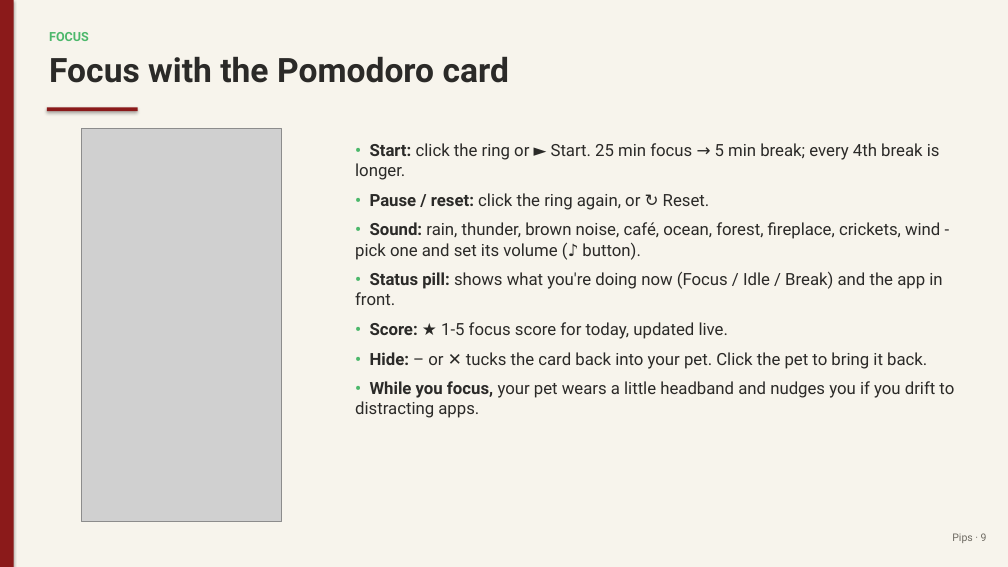
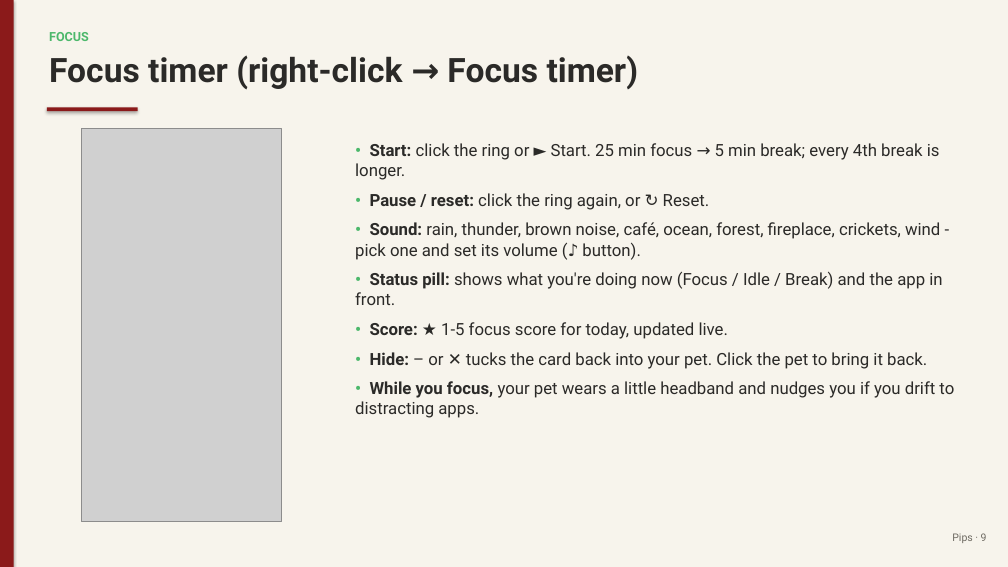
Before and after one commit to juw12/projects, a slide deck: slide 9 of apps/pips/web/download/Pips-Guide.pptx. Drawn at 1008x567 pixels with LibreOffice and Linux fonts; fonts in the diff are those of the drawing; grey boxes stand for pictures. Boxes give left, top, right and bottom in pixels: in the first picture for what was removed or moved away, otherwise in the second. Text is boxed around its words. In the diff, an @@ line names an element or a change of style, - is before the commit and + after.

```diff
--- a/apps/pips/web/download/Pips-Guide.pptx
+++ b/apps/pips/web/download/Pips-Guide.pptx
@@ text at bbox=[49, 55, 639, 89]: text changed @@
-Focus with the Pomodoro card
+Focus timer (right-click → Focus timer)
```
Also in this commit, not shown: 10 other slides changed, 2 slides added, 1 slide removed, 11 other files.
